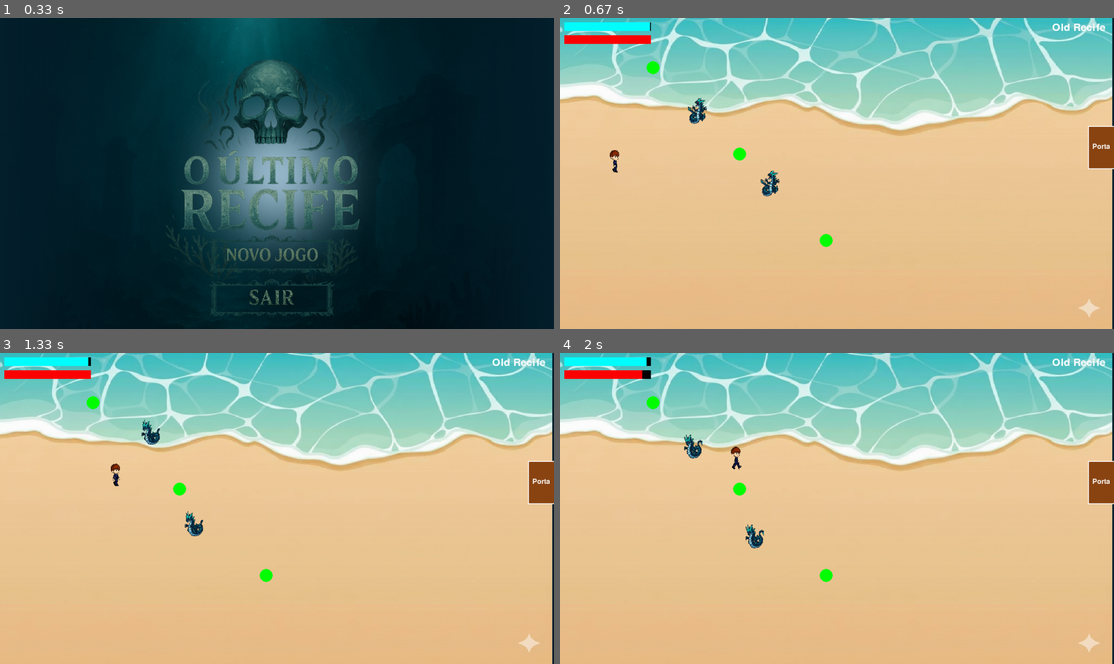
Above: before the commit, frames 1-4 (two rows, left to right).
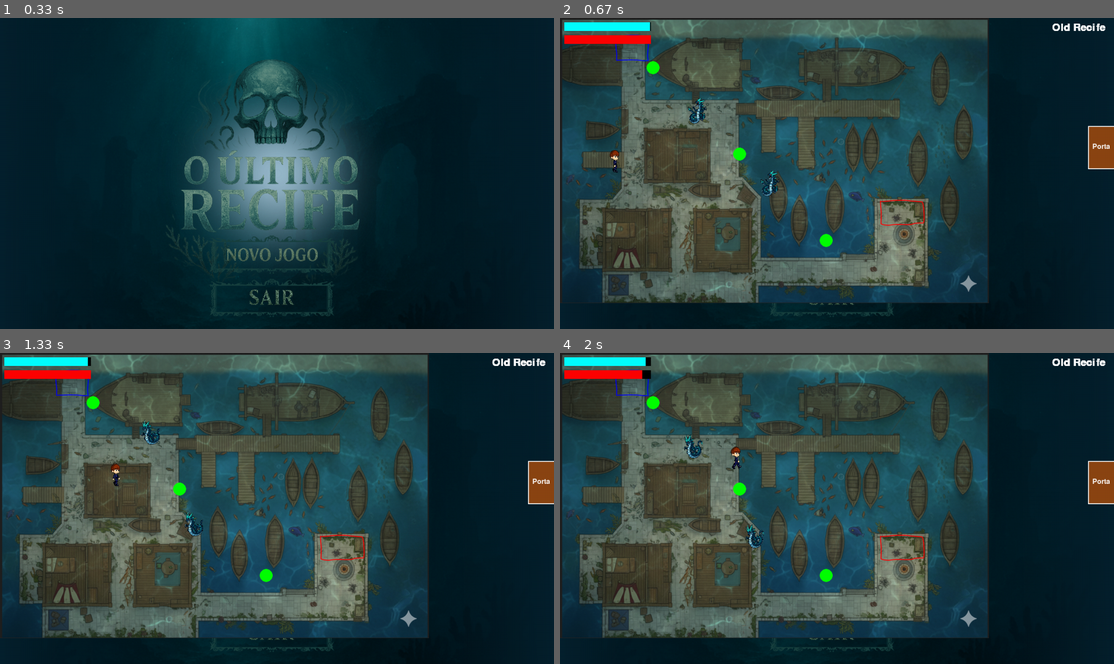
Above: after the commit, the same moments.

Repository: josecjunior7/The_Last_Recife
Game: pygame game, started from main.py
Two runs of this game, one before a commit and one after it. Both use one fixed random seed, a clock stepped at 60 frames per second and the inputs below.
Inputs (mouse positions are in pixels of both pictures, inside the frame that each line leads up to):
- Up to frame 1 (0.33 s): no input
- Up to frame 2 (0.67 s): click (831, 251) at 0.38 s
- Up to frame 3 (1.33 s): hold Right 0.67-1.13 s; move the mouse to (254, 520) at 0.7 s; hold Up from 1.17 s (still down)
- Up to frame 4 (2 s): release Up at 1.47 s; hold Right 1.5-1.97 s

Frame 1 is identical in both runs. In frame 2, 98% of the frame differs, in the area x 0-100%, y 0-100%; in frame 3, 98%; in frame 4, 98%.

Commit message:
teste
Co-Authored-By: José C. Júnior <203379644+josecjunior7@users.noreply.github.com>
Co-Authored-By: mariafreitas-hub <241164438+mariafreitas-hub@users.noreply.github.com>
Co-Authored-By: thalitafonsecas <241154213+thalitafonsecas@users.noreply.github.com>

Diff:
--- a/main.py
+++ b/main.py
@@ -60,7 +60,7 @@
     enemy_group.update(LARGURA, ALTURA)
 
     # Diminuir oxigênio
-    oxigenio -= 0.05
+    oxigenio -= 0.06
     if oxigenio <= 0:
         print("Você ficou sem ar! Game Over.")
         rodando = False
Binary file changed: assets/images/mapas/mapa.png
